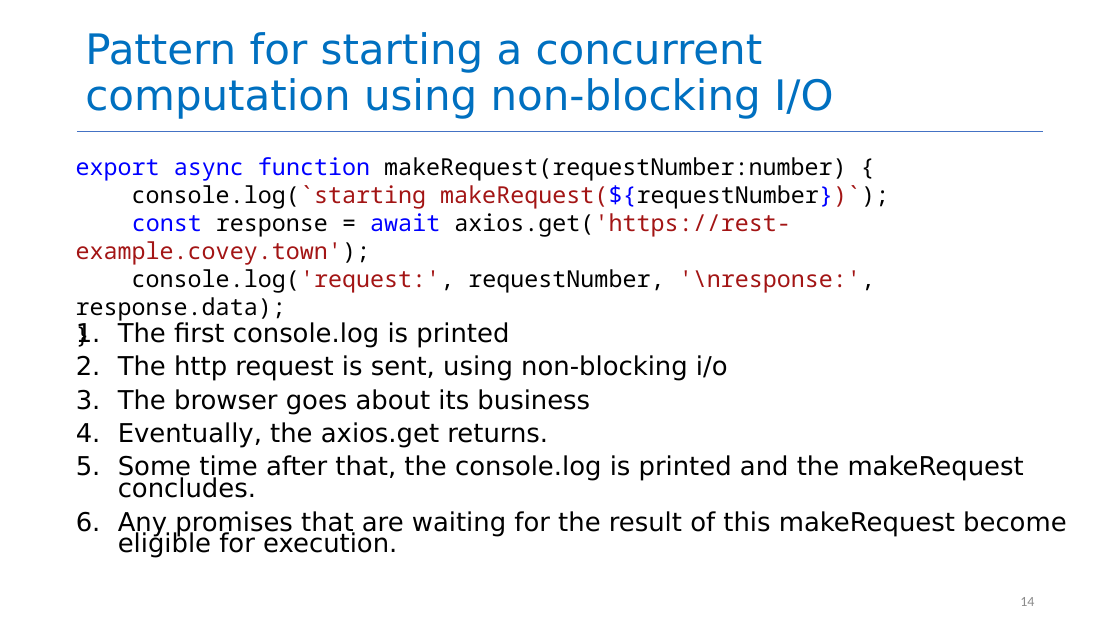
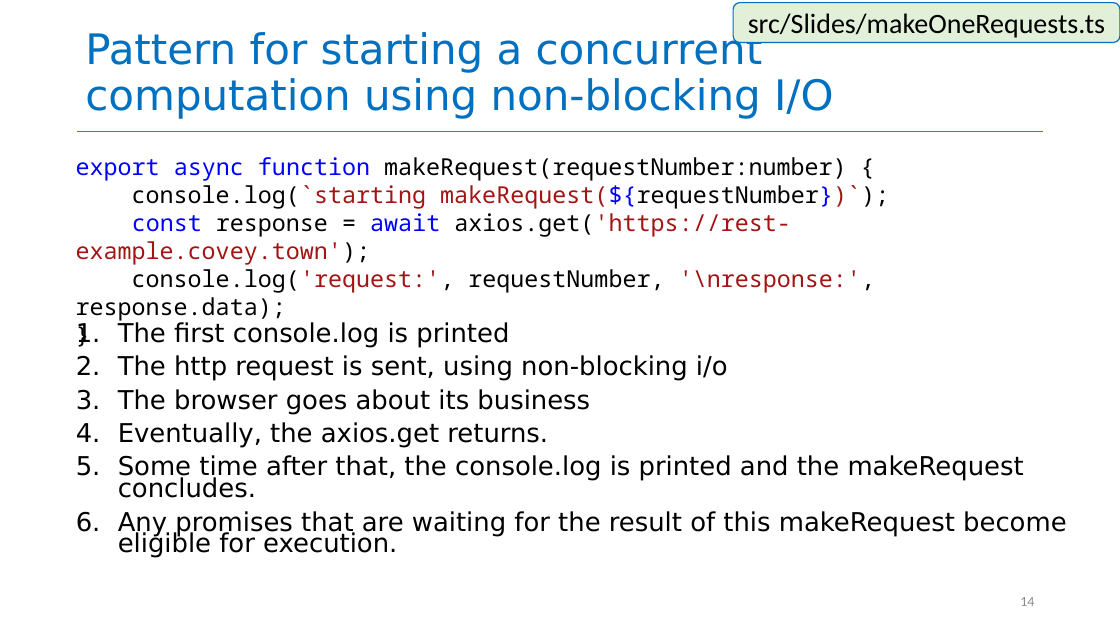
Before and after one commit to yashburshe/CS4530-Fall-2025, a slide deck: slide 14 of Slides/Module 06 Concurrency Patterns in Typescript.pptx. Drawn at 1120x630 pixels with LibreOffice and Linux fonts; fonts in the diff are those of the drawing. Boxes give left, top, right and bottom in pixels: in the first picture for what was removed or moved away, otherwise in the second. Text is boxed around its words. In the diff, an @@ line names an element or a change of style, - is before the commit and + after.

```diff
--- a/Slides/Module 06 Concurrency Patterns in Typescript.pptx
+++ b/Slides/Module 06 Concurrency Patterns in Typescript.pptx
@@ rounded rectangle added at (x1=734, y1=3, x2=1120, y2=43), fill #E2F0D9, outline #0070C0 1 pt, 24 pt, text #000000 @@
+src/Slides/makeOneRequests.ts
```
Also in this commit, not shown: 5 other slides changed, 1 slide added, 2 other files.
